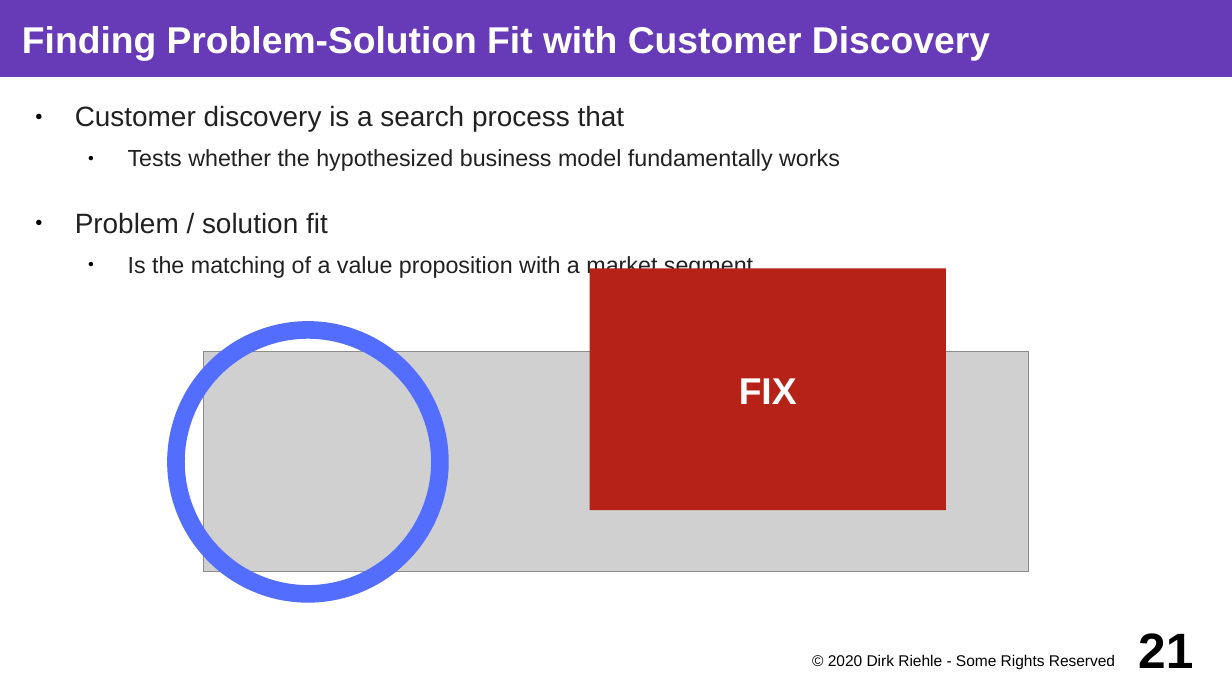
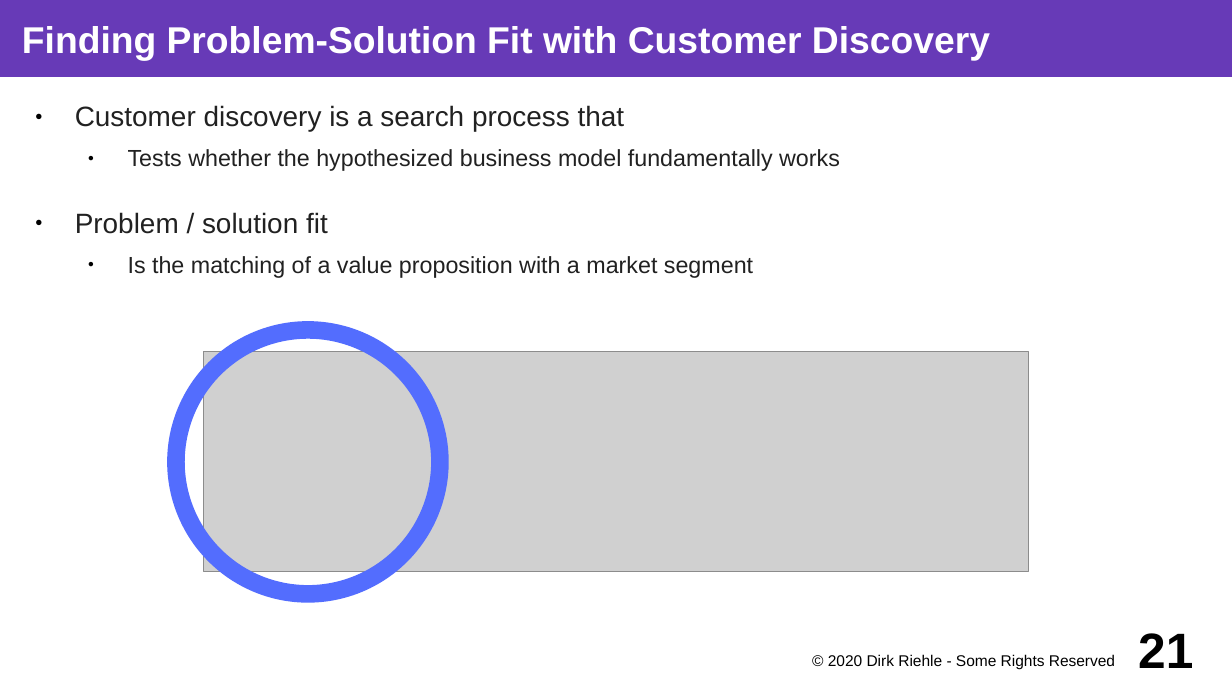
Before and after one commit to dirkriehle/coss-course, a slide deck: slide 21 of Lecture slides/COSS D01 - Software Startups.odp. Drawn at 1232x693 pixels with LibreOffice and Linux fonts; fonts in the diff are those of the drawing; grey boxes stand for pictures. Boxes give left, top, right and bottom in pixels: in the first picture for what was removed or moved away, otherwise in the second. Text is boxed around its words. In the diff, an @@ line names an element or a change of style, - is before the commit and + after.

```diff
--- a/Lecture slides/COSS D01 - Software Startups.odp
+++ b/Lecture slides/COSS D01 - Software Startups.odp
@@ rectangle removed at bbox=[590, 268, 947, 511] @@
-FIX
```
Also in this commit, not shown: 10 other slides changed, 26 other files.
